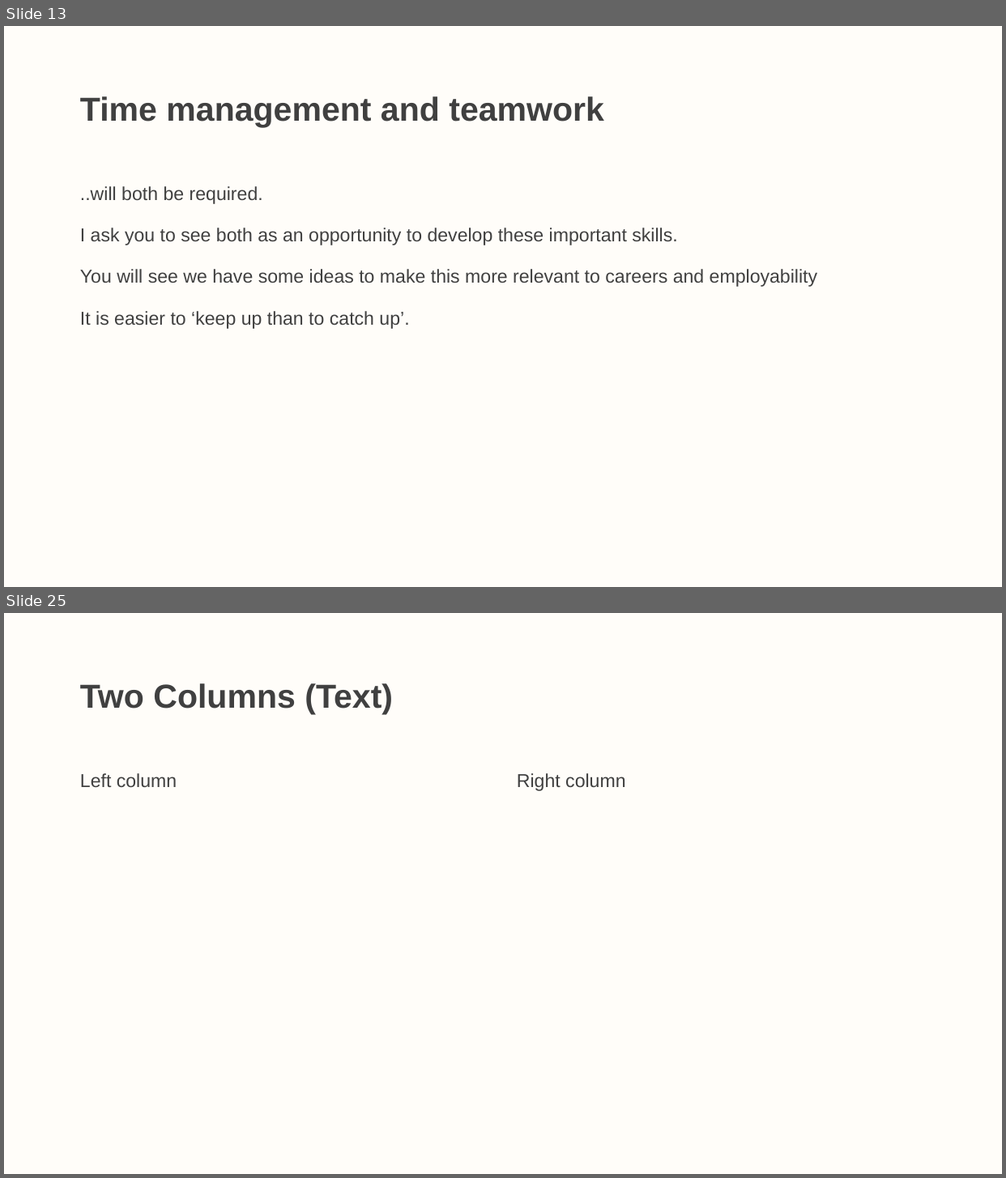
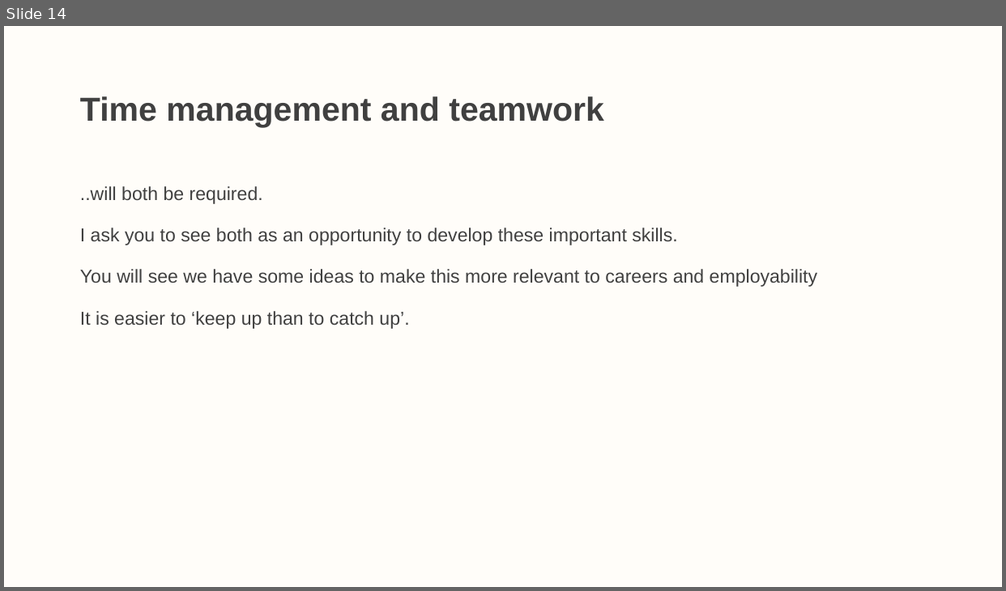
Before and after one commit to LittleMonkeyLab/PS52007Dslides, a slide deck: _site/lectures/Lecture00/Lecture00.pptx. Shown one above the other, each under a label of ours: slides 13 and 25 before the commit, slide 14 after it; the slides between them are not shown. The pictures are 1006x1178 and 1006x591 pixels, drawn with LibreOffice and Linux fonts; fonts in the diff are those of the drawing. Boxes give left, top, right and bottom in pixels: in the first picture for what was removed or moved away, otherwise in the second. Text is boxed around its words. In the diff, an @@ line names an element or a change of style, - is before the commit and + after.

```diff
--- a/_site/lectures/Lecture00/Lecture00.pptx
+++ b/_site/lectures/Lecture00/Lecture00.pptx
@@ slide 25 removed at bbox=[4, 613, 1002, 1174], background #FFF2CC at 10% opacity @@
@@ title removed at bbox=[80, 683, 393, 714] @@
-Two Columns (Text)
@@ text removed at bbox=[80, 773, 177, 787] @@
-Left column
@@ text removed at bbox=[517, 773, 625, 791] @@
-Right column
@@ what was slide 13 is now slide 14 @@
```
Also in this commit, not shown: 10 slides changed, 2 slides added, 25 other slides removed, 25 other files.
